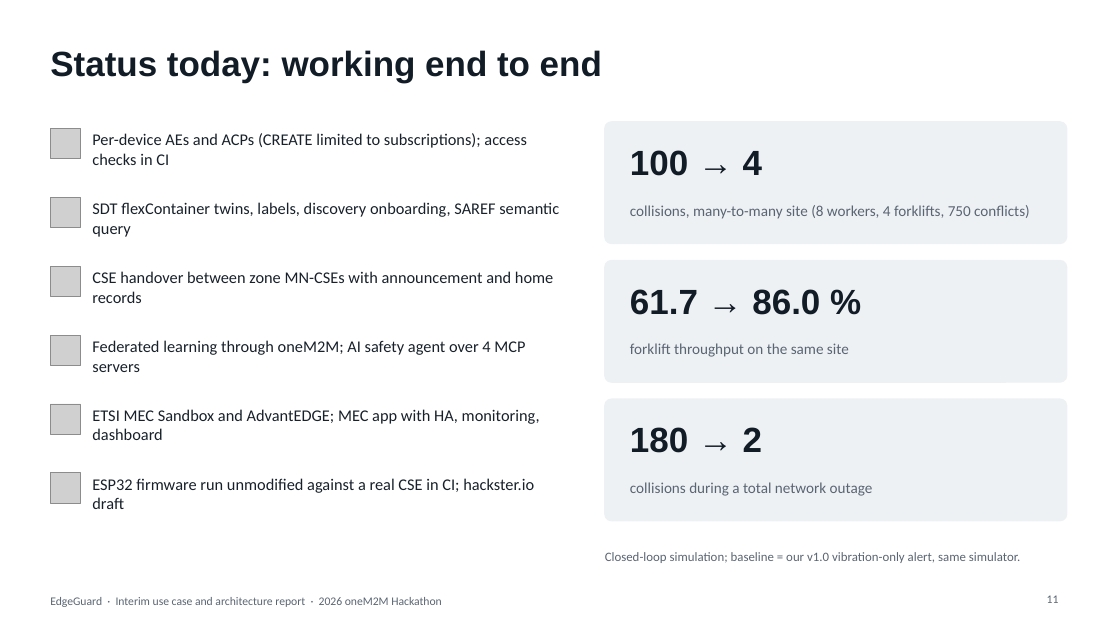
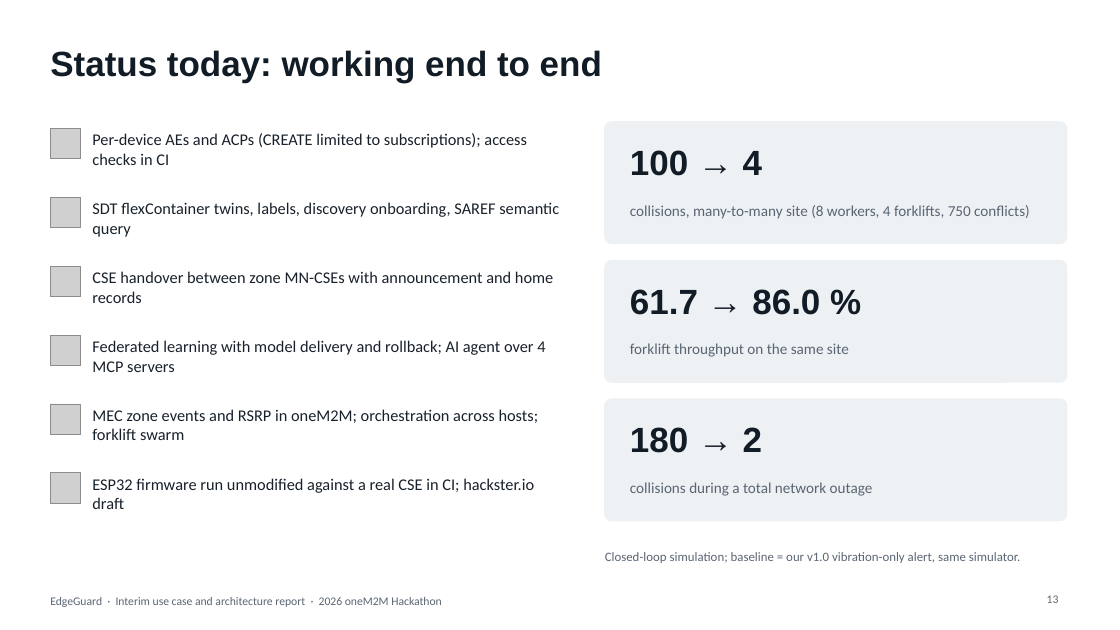
Before and after one commit to ljw22112/Edgeguard, a slide deck: slide 13 of docs/submissions/EdgeGuard_Interim_Report.pptx (slide 11 before the commit). Drawn at 1120x630 pixels with LibreOffice and Linux fonts; fonts in the diff are those of the drawing; grey boxes stand for pictures. Boxes give left, top, right and bottom in pixels: in the first picture for what was removed or moved away, otherwise in the second. Text is boxed around its words. In the diff, an @@ line names an element or a change of style, - is before the commit and + after.

```diff
--- a/docs/submissions/EdgeGuard_Interim_Report.pptx
+++ b/docs/submissions/EdgeGuard_Interim_Report.pptx
@@ text at bbox=[92, 340, 545, 372]: text changed @@
-Federated learning through oneM2M; AI safety agent over 4 MCP servers
+Federated learning with model delivery and rollback; AI agent over 4 MCP servers
@@ text at bbox=[92, 409, 539, 440]: text changed @@
-ETSI MEC Sandbox and AdvantEDGE; MEC app with HA, monitoring, dashboard
+MEC zone events and RSRP in oneM2M; orchestration across hosts; forklift swarm
@@ page number at bbox=[1047, 595, 1059, 603]: text changed @@
-11
+13
```
Also in this commit, not shown: 7 other slides changed, 2 slides added.
